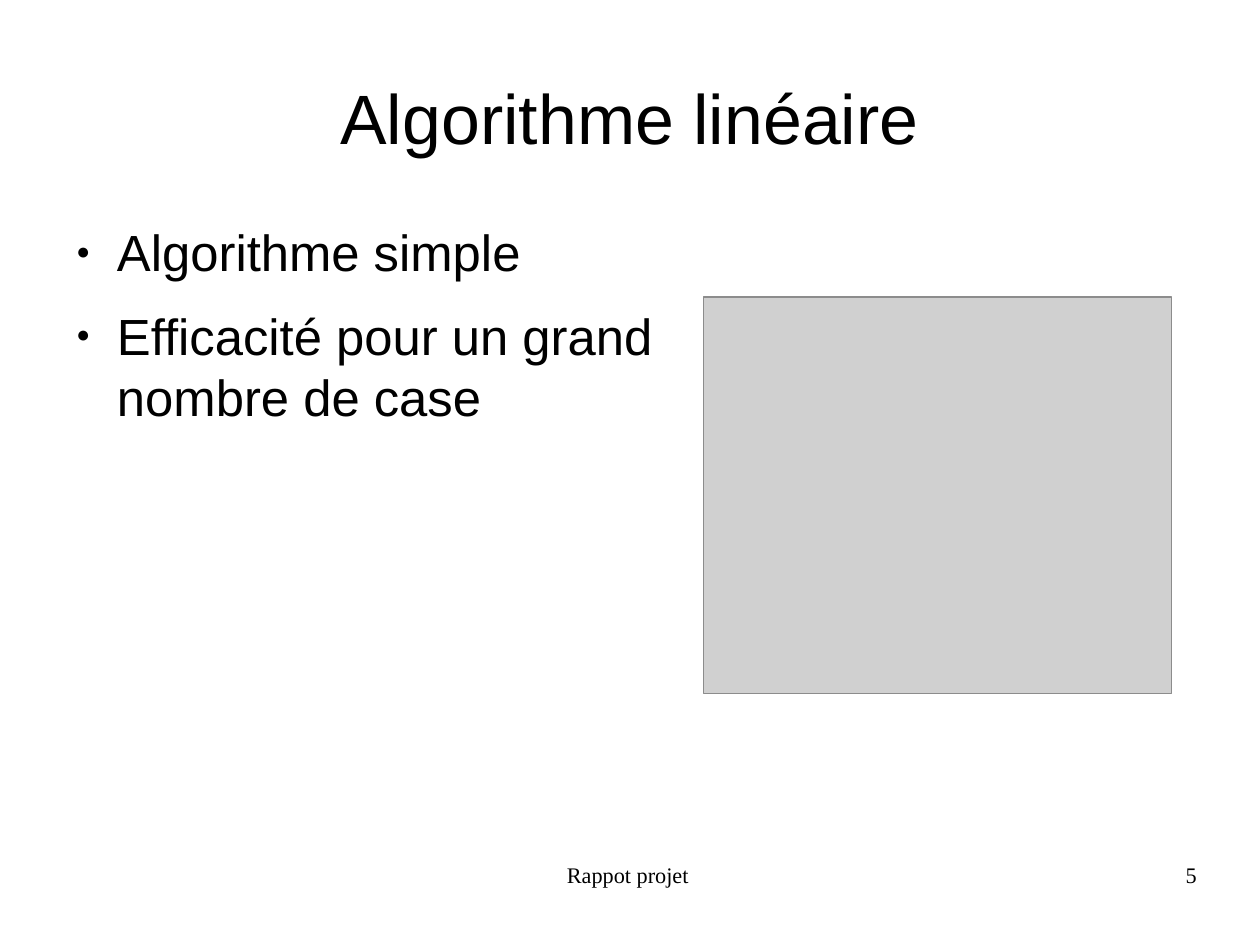
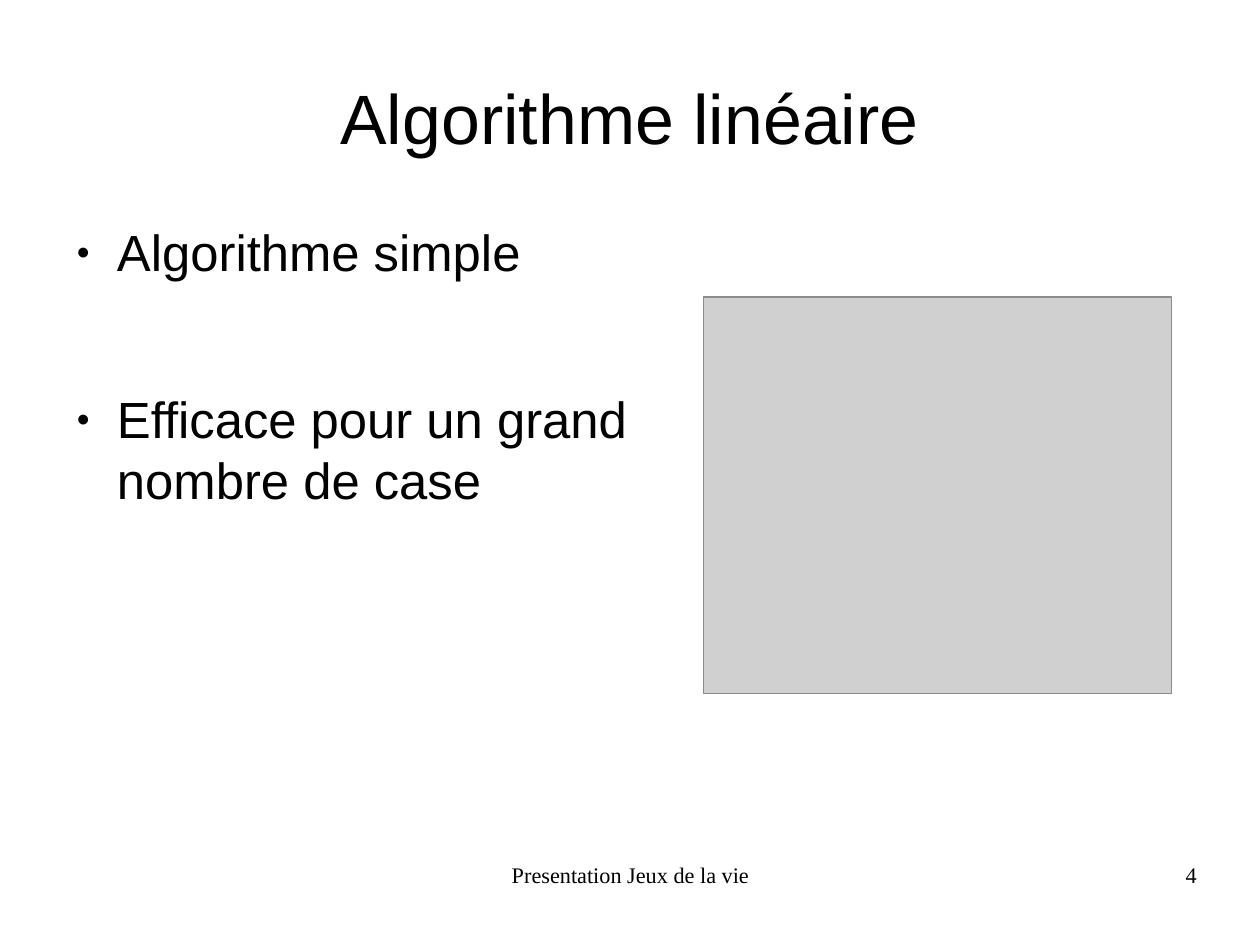
Before and after one commit to FabienInspiron/lifegame, a slide deck: slide 4 of Rapport/Presentation.odp (slide 5 before the commit). Drawn at 1260x945 pixels with LibreOffice and Linux fonts; fonts in the diff are those of the drawing; grey boxes stand for pictures. Boxes give left, top, right and bottom in pixels: in the first picture for what was removed or moved away, otherwise in the second. Text is boxed around its words. In the diff, an @@ line names an element or a change of style, - is before the commit and + after.

```diff
--- a/Rapport/Presentation.odp
+++ b/Rapport/Presentation.odp
@@ text at (117, 401, 627, 500): text changed @@
-● Efficacité pour un grand nombre de case
+● Efficace pour un grand nombre de case
@@ text at (512, 867, 749, 884): text changed @@
-Rappot projet
+Presentation Jeux de la vie
@@ page number at (1186, 868, 1197, 883): text changed @@
-5
+4
```
Also in this commit, not shown: 10 other slides changed, 4 slides added, 1 slide removed, 8 other files.
